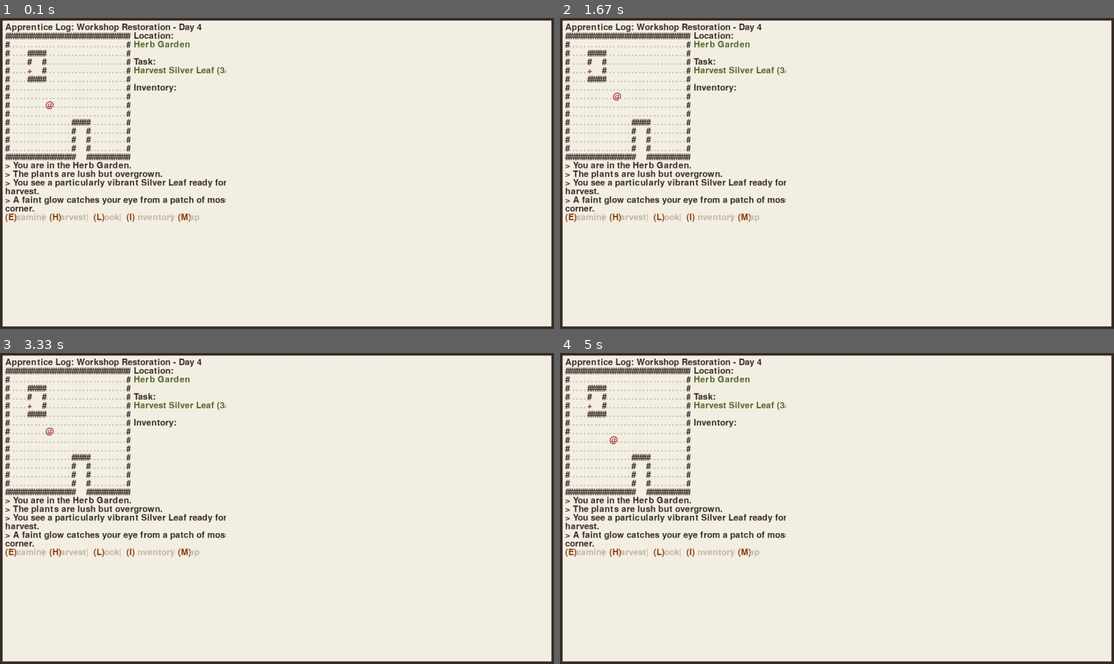
Above: before the commit, frames 1-4 (two rows, left to right).
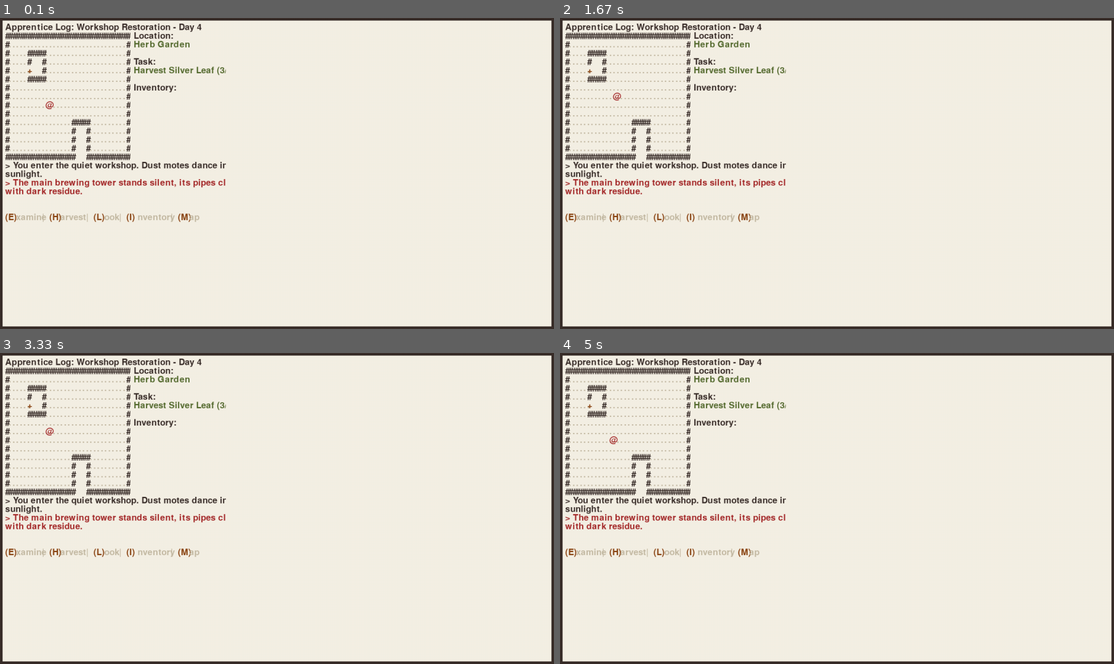
Above: after the commit, the same moments.

Repository: chenxing-dev/pygame-potion-crafter
Game: pygame game, started from src/main.py
Two runs of this game, one before a commit and one after it. Both use one fixed random seed, a clock stepped at 60 frames per second and the inputs below.
Inputs:
- Up to frame 1 (0.1 s): no input
- Up to frame 2 (1.67 s): hold Right 0.33-0.8 s; hold Up 0.83-1.13 s; hold Right 1.17-1.63 s
- Up to frame 3 (3.33 s): hold Left 1.67-2.2 s; hold Down 2.23-2.53 s; hold Left 2.57-2.97 s; hold Up from 3 s (still down)
- Up to frame 4 (5 s): release Up at 3.37 s; hold Right 3.4-4.03 s; hold Down 4.07-4.43 s; hold Left 4.47-4.93 s; hold Right from 4.97 s (still down)

The runs differ from the first frame. In frame 1, 2.0% of the frame differs, in the area x 0-41%, y 46-63%; in frame 2, 2.0%; in frame 3, 2.0%; in frame 4, 2.0%.

Commit message:
MessageLog

Diff:
--- a/src/engine.py
+++ b/src/engine.py
@@ -30,37 +30,13 @@
 import colors as COLOR
 
 
-class Engine:
-    def __init__(self):
-        pygame.init()
-        self.screen = pygame.display.set_mode((SCREEN_WIDTH, SCREEN_HEIGHT))
-        pygame.display.set_caption(GAME_TITLE)
-        self.clock = pygame.time.Clock()
-
-        # Create fonts
-        self.font_ui = pygame.font.Font("assets/fonts/FT88-Gothique.ttf", FONT_SIZE)
-        self.font_map = pygame.font.Font("assets/fonts/FT88-Gothique.ttf", FONT_SIZE)
-
-        # Calculate the size of a character
-        width, height = self.font_map.size(WALL + FLOOR)
-        self.char_width, self.char_height = width / 2, height
-
-        # Create container surface
-        container_width = GRID_WIDTH * self.char_width
-        container_height = GRID_HEIGHT * self.char_height
-        self.container = pygame.Surface(
-            (container_width, container_height), pygame.SRCALPHA
-        )
-        self.padding_container = pygame.Surface(
-            (SCREEN_WIDTH - OUTER_PADDING * 2, SCREEN_HEIGHT - OUTER_PADDING * 2),
-            pygame.SRCALPHA,
-        )
-
+class MessageLog:
+    def __init__(self, font, char_size):
+        self.font = font
+        self.char_width, self.char_height = char_size
         # Initialize empty game messages
         self.messages = []
-
-        self.game_state = "playing"
-        self.day = 4
+        self.max_lines = MSG_HEIGHT * 3
 
     def render_colored_text(self, surface, text, position, default_color=COLOR.INK):
         """Render text with colored keywords"""
@@ -76,14 +52,14 @@
                 clean_word = word.strip(".,!?;:")
                 color = COLORED_WORDS.get(clean_word, default_color)
             # Render the word
-            word_surface = self.font_ui.render(word, True, color)
+            word_surface = self.font.render(word, True, color)
             word_width = word_surface.get_width()
 
             # Draw the word
             surface.blit(word_surface, (x, y))
 
             # Move to next position
-            x += word_width + self.font_ui.size(" ")[0]  # Add space width
+            x += word_width + self.font.size(" ")[0]  # Add space width
 
     def add_message(self, message, color=COLOR.INK):
         """Add a message to the log with wrapping and coloring"""
@@ -129,9 +105,70 @@
         for line in lines:
             self.messages.append((line, color))
 
-            # Keep message log manageable
-            if len(self.messages) > MSG_HEIGHT * 3:
-                self.messages.pop(0)
+        # Keep message log manageable
+        if len(self.messages) > self.max_lines:
+            self.messages = self.messages[-self.max_lines :]
+
+    def render(self, container):
+        """Render messages with colored keywords"""
+        msg_x, msg_y = 0, (HEADER_HEIGHT + MAP_HEIGHT) * self.char_height
+
+        # Draw message log background
+        msg_bg = pygame.Surface(
+            (MSG_WIDTH * self.char_width, MSG_HEIGHT * self.char_height),
+            pygame.SRCALPHA,
+        )
+
+        # Draw messages
+        for i, (msg, color) in enumerate(self.messages[-MSG_HEIGHT:]):
+            self.render_colored_text(
+                msg_bg,
+                msg,
+                (0, i * self.char_height),
+                color,
+            )
+
+        container.blit(msg_bg, (msg_x, msg_y))
+
+
+class Engine:
+    def __init__(self):
+        pygame.init()
+        self.screen = pygame.display.set_mode((SCREEN_WIDTH, SCREEN_HEIGHT))
+        pygame.display.set_caption(GAME_TITLE)
+        self.clock = pygame.time.Clock()
+
+        # Create fonts
+        self.font_ui = pygame.font.Font("assets/fonts/FT88-Gothique.ttf", FONT_SIZE)
+        self.font_map = pygame.font.Font("assets/fonts/FT88-Gothique.ttf", FONT_SIZE)
+
+        # Calculate the size of a character
+        width, height = self.font_map.size(WALL + FLOOR)
+        self.char_width, self.char_height = width / 2, height
+
+        self.message_log = MessageLog(
+            font=self.font_ui, char_size=(self.char_width, self.char_height)
+        )
+
+        # Create container surface
+        container_width = GRID_WIDTH * self.char_width
+        container_height = GRID_HEIGHT * self.char_height
+        self.container = pygame.Surface(
+            (container_width, container_height), pygame.SRCALPHA
+        )
+        self.padding_container = pygame.Surface(
+            (SCREEN_WIDTH - OUTER_PADDING * 2, SCREEN_HEIGHT - OUTER_PADDING * 2),
+            pygame.SRCALPHA,
+        )
+
+        self.game_state = "playing"
+        self.day = 4
+
+    def add_message(self, message, color=COLOR.INK):
+        self.message_log.add_message(message, color)
+
+    def render_colored_text(self, surface, text, position, default_color=COLOR.INK):
+        self.message_log.render_colored_text(surface, text, position, default_color)
 
     def render(self, game_map, player):
         """Render the game"""
@@ -147,7 +184,7 @@
         self.render_status_panel(player)
 
         # Draw message log
-        self.render_messages()
+        self.message_log.render(self.container)
 
         # Draw action menu
         self.render_action_menu()
@@ -281,27 +318,6 @@
             status_y += self.char_height
 
         self.container.blit(ui_bg, (ui_x, ui_y))
-
-    def render_messages(self):
-        """Render messages with colored keywords"""
-        msg_x, msg_y = 0, (HEADER_HEIGHT + MAP_HEIGHT) * self.char_height
-
-        # Draw message log background
-        msg_bg = pygame.Surface(
-            (MSG_WIDTH * self.char_width, MSG_HEIGHT * self.char_height),
-            pygame.SRCALPHA,
-        )
-
-        # Draw messages
-        for i, (msg, color) in enumerate(self.messages[-MSG_HEIGHT:]):
-            self.render_colored_text(
-                msg_bg,
-                msg,
-                (0, i * self.char_height),
-                color,
-            )
-
-        self.container.blit(msg_bg, (msg_x, msg_y))
 
     def render_action_menu(self):
         """Render the action menu"""
--- a/src/main.py
+++ b/src/main.py
@@ -3,8 +3,7 @@
 from engine import Engine
 from entities import Player
 from map_gen import GameMap
-
-# from constants import GAME_TITLE
+import colors as COLOR
 
 
 def main():
@@ -19,13 +18,12 @@
     player = Player(*game_map.player_start)
 
     # Add starting messages
-    engine.add_message("> You are in the Herb Garden. ")
-    engine.add_message("> The plants are lush but overgrown. ")
     engine.add_message(
-        "> You see a particularly vibrant Silver Leaf ready for harvest. "
+        "> You enter the quiet workshop. Dust motes dance in the sunlight."
     )
     engine.add_message(
-        "> A faint glow catches your eye from a patch of moss in the corner. "
+        "> The main brewing tower stands silent, its pipes clogged with dark residue.",
+        COLOR.DARK_RED,
     )
 
     # Main game loop
